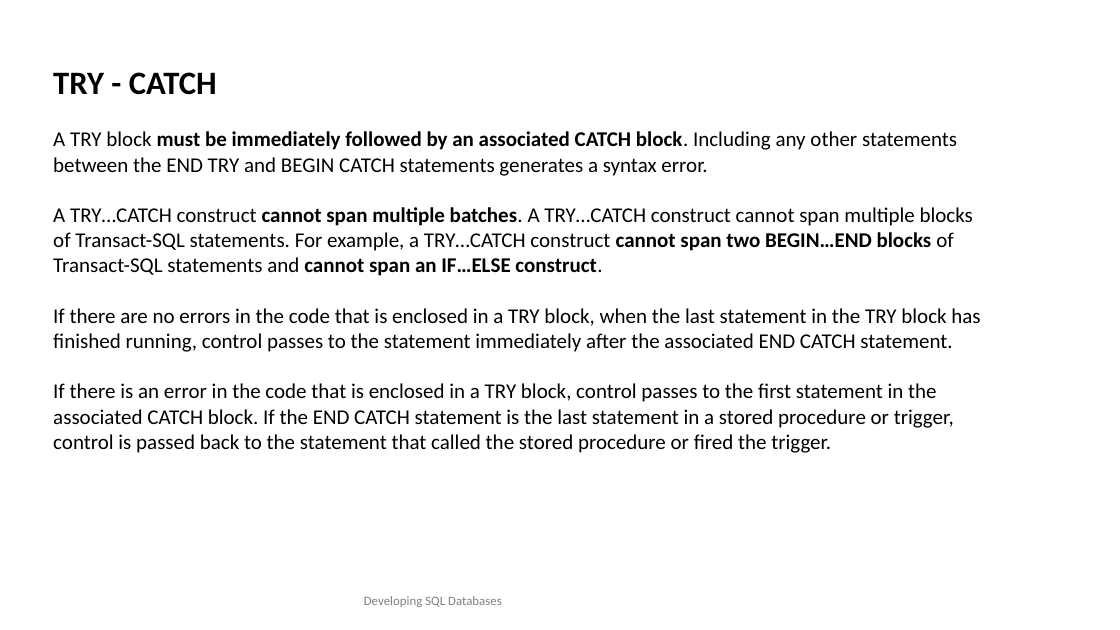
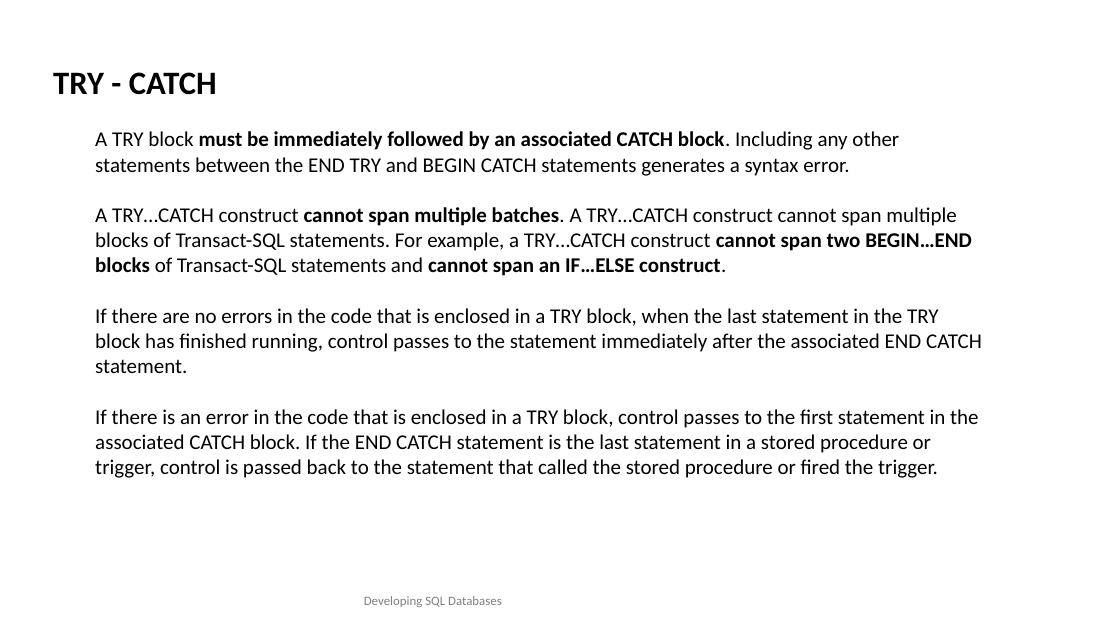
Before and after one commit to TKostyrka/70762DevSQLDB, a slide deck: slide 11 of DEVSQL_14_ErrorHandling/DEVSQL_14_ErrorHandling.pptx (slide 12 before the commit). Drawn at 1120x630 pixels with LibreOffice and Linux fonts; fonts in the diff are those of the drawing. Boxes give left, top, right and bottom in pixels: in the first picture for what was removed or moved away, otherwise in the second. Text is boxed around its words. In the diff, an @@ line names an element or a change of style, - is before the commit and + after.

```diff
--- a/DEVSQL_14_ErrorHandling/DEVSQL_14_ErrorHandling.pptx
+++ b/DEVSQL_14_ErrorHandling/DEVSQL_14_ErrorHandling.pptx
@@ text at (95,131,982,478): list level 1 to 2 in "A TRY block must be ..."; list level 1 to 2 in "A TRY…CATCH construct cannot span ..."; list level 1 to 2 in "If there are no errors ..."; list level 1 to 2 in "If there is an error ..." @@
```
Also in this commit, not shown: 7 other slides changed, 1 slide removed, 3 other files.
